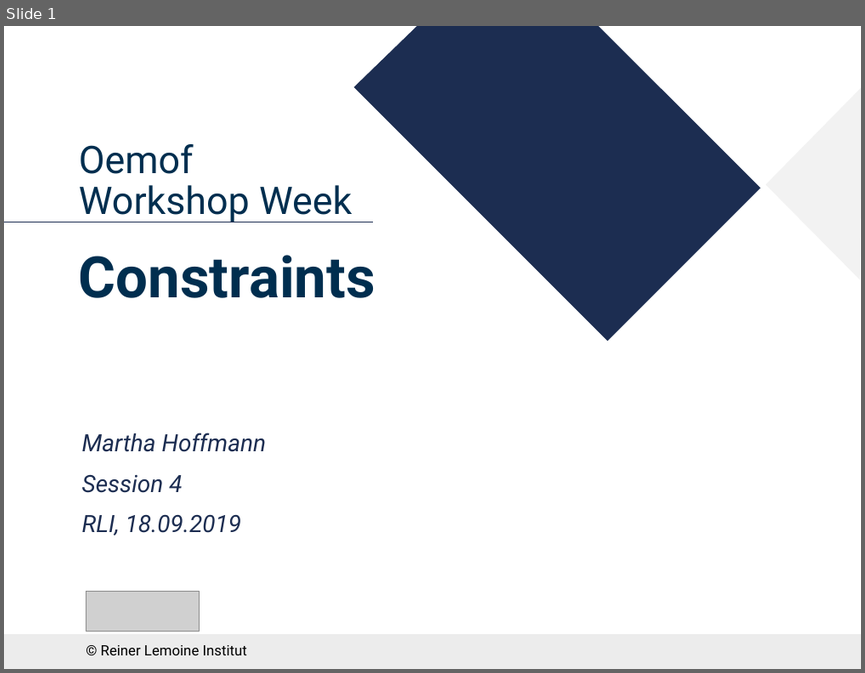
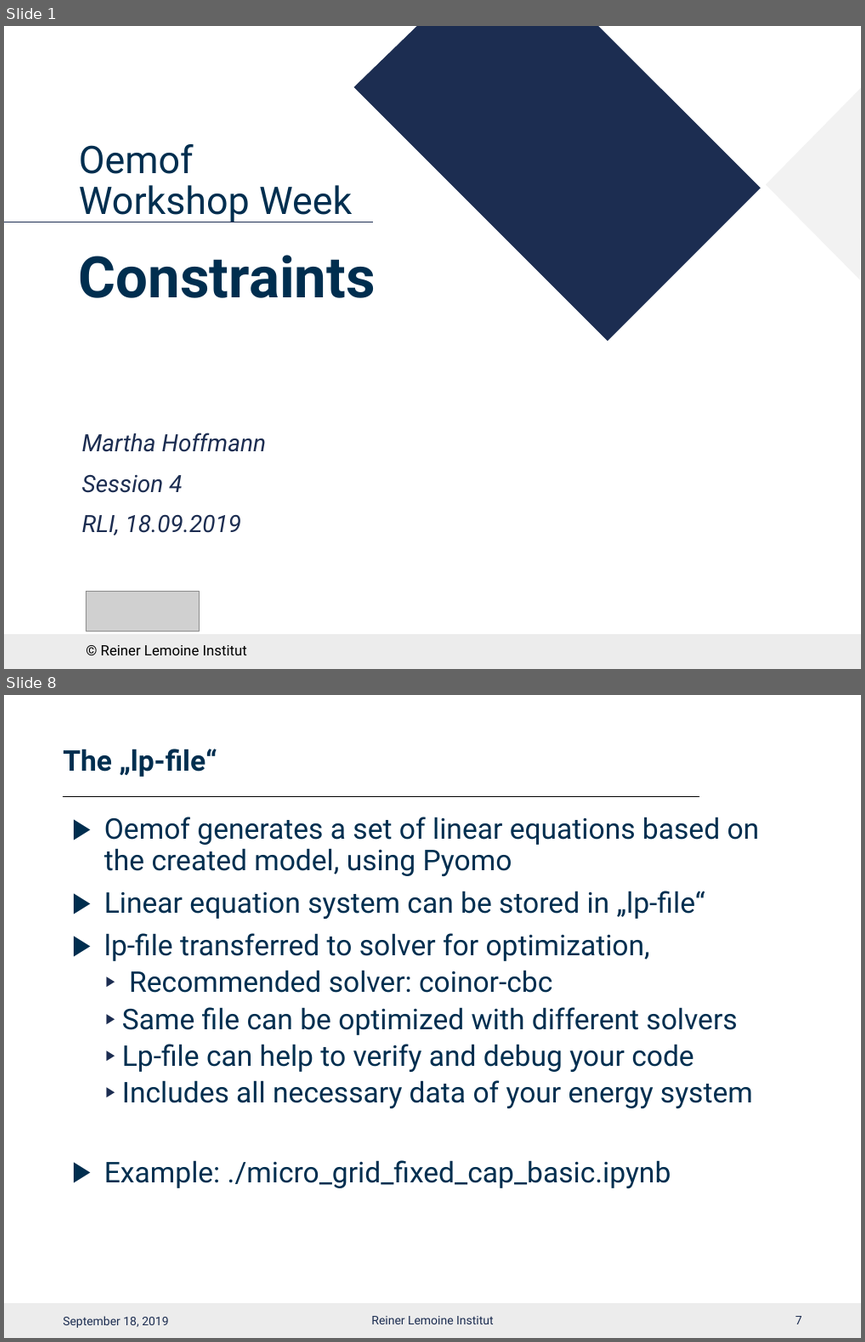
Before and after one commit to smartie2076/oemof_workshop, a slide deck: Oemof_Workshop_07_Constraints.pptx. Shown one above the other, each under a label of ours: slide 1 before the commit, slides 1 and 8 after it; the slides between them are not shown. The pictures are 865x673 and 865x1342 pixels, drawn with LibreOffice and Linux fonts; fonts in the diff are those of the drawing; grey boxes stand for pictures; background and template pictures are left out. Boxes give left, top, right and bottom in pixels: in the first picture for what was removed or moved away, otherwise in the second. Text is boxed around its words. In the diff, an @@ line names an element or a change of style, - is before the commit and + after.

```diff
--- a/Oemof_Workshop_07_Constraints.pptx
+++ b/Oemof_Workshop_07_Constraints.pptx
@@ slide 8 added at [4,695,861,1338], background #FFFFFF; not listed: 1 template element that a slide beside it also shows @@
@@ title added at [63,749,216,777], 24 pt, text #002E4F, bold @@
+The „lp-file“
@@ line added from (64, 796) to (698, 796), #000000 0.5 pt @@
@@ text added at [104,817,760,1188], 24 pt, text #002E4F @@
+▶ Oemof generates a set of linear equations based on the created model, using Pyomo
+▶ Linear equation system can be stored in „lp-file“
+▶ lp-file transferred to solver for optimization,
+  ▶ Recommended solver: coinor-cbc
+  ▶ Same file can be optimized with different solvers
+  ▶ Lp-file can help to verify and debug your code
+  ▶ Includes all necessary data of your energy system
+▶ Example: ./micro_grid_fixed_cap_basic.ipynb
@@ text added at [63,1315,168,1327], 10 pt, text #1C2D51 @@
+September 18, 2019
@@ text added at [371,1315,493,1324], 10 pt, text #1C2D51 @@
+Reiner Lemoine Institut
@@ page number added at [795,1315,802,1324], 10 pt, text #1C2D51 @@
+7
```
Also in this commit, not shown: 9 slides changed, 18 other slides added, 4 slides removed, 48 other files.
